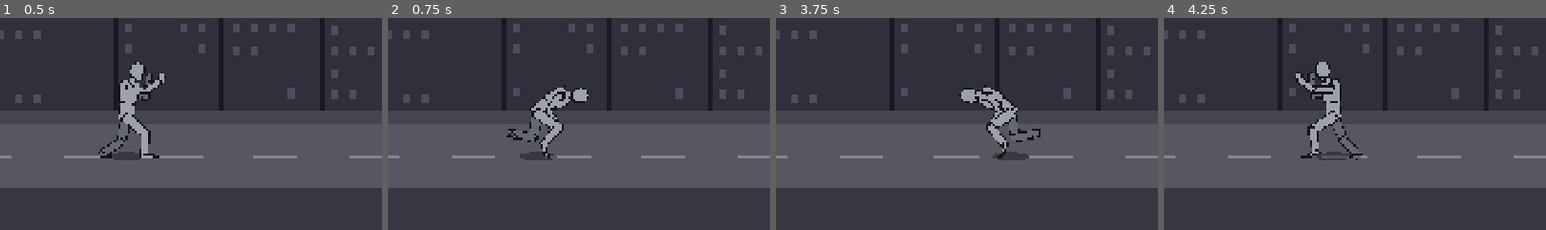
Above: before the commit, frames 1-4 (left to right).
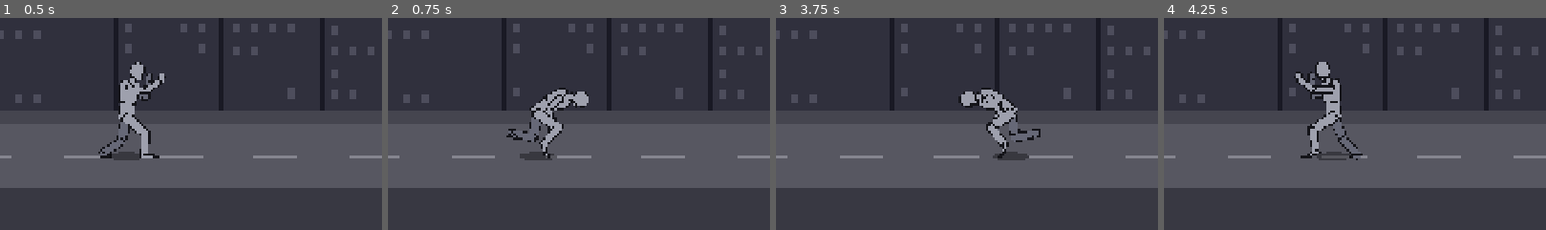
Above: after the commit, the same moments.

Repository: jetomev/cyberbrawling-my-way-to-my-love
Game: Godot game, scene res://scenes/main.tscn
Two runs of this game, one before a commit and one after it. Both use one fixed random seed, a clock stepped at 60 frames per second and the inputs below.
Inputs (mouse positions are % of the whole screen's width and height, from its top left):
- Up to frame 1 (0.5 s): no input
- Up to frame 2 (0.75 s): tap Enter at 0.5 s; move the mouse to (72, 44) at 0.52 s; hold Right (move_right) from 0.53 s (still down); tap C (roll) at 0.6 s; click (72, 44) at 0.67 s
- Up to frame 3 (3.75 s): tap Space (jump) at 0.77 s; release Right (move_right) at 1.25 s; drag from (30, 54) to (45, 70) at 1.27 s; move the mouse to (60, 27) at 2.02 s; hold Right (move_right) 2.03-2.75 s; tap S (kick) at 2.1 s; tap C (roll) at 2.3, 3.6 s; drag from (45, 70) to (20, 34) at 2.77 s; move the mouse to (80, 65) at 3.52 s; hold Left (move_left) from 3.53 s (still down)
- Up to frame 4 (4.25 s): keep holding Left (move_left); tap Space (jump) at 3.77 s
The pictures show only the part of the screen within x 4-54%, y 45-95%; the shares and areas given below are measured in that part.

Frame 1 is identical in both runs. In frame 2, 0.6% of the frame differs, in the area x 38-53%, y 31-54%; in frame 3, 0.6%; in frame 4, nothing differs.

Commit message:
Stage 1: the roll goes over the shoulder, chin tucked, not over the head
Upside down, the roll's lowest point was the top of the head (a headstand, not a roll). A real roll tucks the chin
to the chest and curls the back, so the upper back and shoulder take the street. The middle of the roll now curls
tighter (body 85, head 85, from 55 and 30). Guard (failed first, the head at 0 px): through the upside-down part
(turned 150-210), the top of the head stays at least 8 px clear of the street.

Tests: 148.

Co-Authored-By: Claude Opus 5.5 <noreply@anthropic.com>

Diff:
--- a/game/scripts/present/poses.gd
+++ b/game/scripts/present/poses.gd
@@ -234,7 +234,7 @@
 	# roll over through a tight ball (knees to the chest, arms round the shins), come up into a crouch, back to guard
 	"roll": [["start", {}],
 		["roll_down", {"hip_y": 30.0, "torso": 40.0, "head": 24.0, "cover_f": 0.0, "cover_b": 0.0, "arm_f_upper": -30.0, "arm_f_lower": -60.0, "arm_b_upper": -20.0, "arm_b_lower": -60.0, "tumble": 0.0}],
-		["roll_over", {"torso": 55.0, "head": 30.0, "cover_f": 0.0, "cover_b": 0.0, "leg_f_upper": -125.0, "leg_f_lower": 140.0, "leg_b_upper": -115.0, "leg_b_lower": 140.0, "arm_f_upper": -50.0, "arm_f_lower": -110.0, "arm_b_upper": -40.0, "arm_b_lower": -110.0, "tumble": 180.0}],
+		["roll_over", {"torso": 85.0, "head": 85.0, "cover_f": 0.0, "cover_b": 0.0, "leg_f_upper": -125.0, "leg_f_lower": 140.0, "leg_b_upper": -115.0, "leg_b_lower": 140.0, "arm_f_upper": -50.0, "arm_f_lower": -110.0, "arm_b_upper": -40.0, "arm_b_lower": -110.0, "tumble": 180.0}],
 		["roll_up", {"hip_y": 28.0, "torso": 26.0, "head": 10.0, "cover_f": 0.0, "cover_b": 0.0, "arm_f_upper": -30.0, "arm_f_lower": -70.0, "arm_b_upper": -20.0, "arm_b_lower": -70.0, "tumble": 340.0}],
 		["end", {"tumble": 360.0}]],
 	"climb": [["start", {"cover_f": 0.0, "cover_b": 0.0, "open_f": 1.0, "open_b": 1.0, "hand_f": -30.0, "hand_b": -30.0, "arm_f_upper": -165.0, "arm_f_lower": 0.0, "arm_b_upper": -150.0, "arm_b_lower": 0.0,
--- a/game/tests/test_hero_view.gd
+++ b/game/tests/test_hero_view.gd
@@ -238,3 +238,20 @@
 	for name in cases:
 		var c: Array = _worst_jump(cases[name])
 		check(c[0] <= steady + 6.0, "%s: the biggest jump of a hand or foot is %.0f px (frame %d; a steady run's is %.0f)" % [name, c[0], c[1], steady])
+
+
+func test_the_roll_goes_over_the_shoulder_not_the_head() -> void:
+	# a real roll tucks the chin to the chest: upside down, the upper back and shoulder take the street, not the head
+	var t := Tuning.fresh()
+	var v = HeroView.new()
+	var seen := 0
+	for tick in t["roll_ticks"]:
+		var p := Poses.angles("roll", tick, t)
+		if p["tumble"] < 150.0 or p["tumble"] > 210.0:
+			continue
+		p["tumble_dir"] = 1.0
+		v.apply(p)
+		seen += 1
+		check(v.points()["head"].y <= -8.0, "roll@%d (turned %.0f): the head clear of the street (%.0f px)" % [tick, p["tumble"], -v.points()["head"].y])
+	check(seen >= 2, "the roll passes upside down (%d frames)" % seen)
+	v.free()
